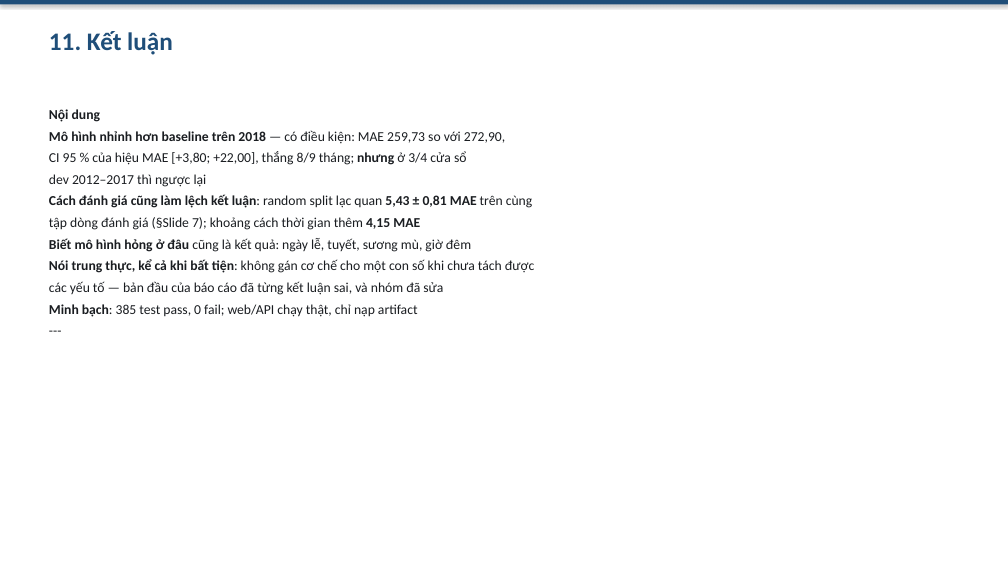
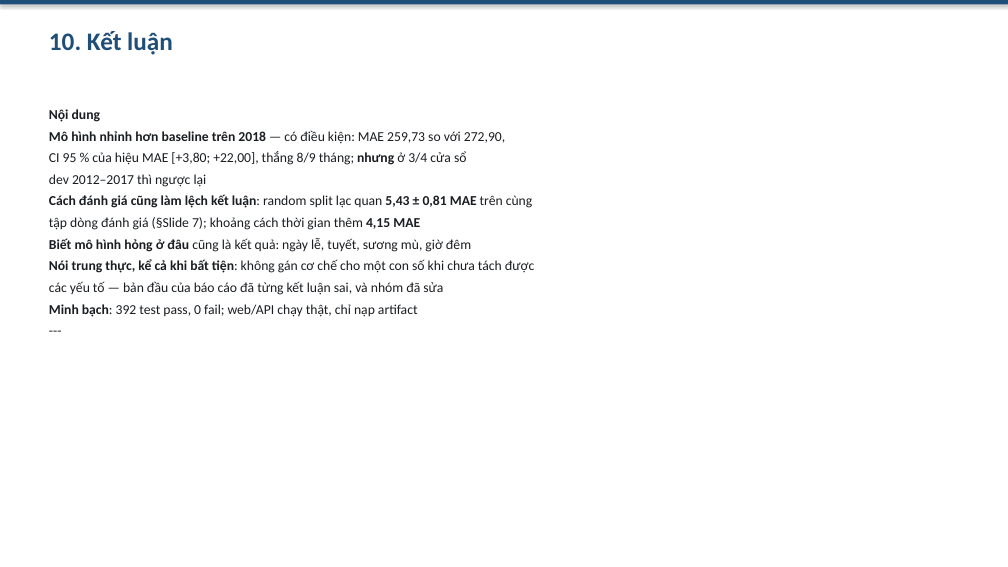
Before and after one commit to laivannha0202/DU-BAO-LUU-LUONG-GIAO-THONG-VOI-CHIA-TAP-THEO-THOI-GIAN, a slide deck: slide 11 of release/slides.pptx (slide 12 before the commit). Drawn at 1008x567 pixels with LibreOffice and Linux fonts; fonts in the diff are those of the drawing. Boxes give left, top, right and bottom in pixels: in the first picture for what was removed or moved away, otherwise in the second. Text is boxed around its words. In the diff, an @@ line names an element or a change of style, - is before the commit and + after.

Commit message:
GĐ4: dựng lại bản phát hành + CI chạy trên máy khác
- release/final_report.pdf: 25 trang A4 (giữ trong giới hạn <= 25).
- release/final_report.docx, release/slides.pptx: 11 slide (1 bìa + 10 nội dung).
  Sinh lại từ reports/final_report.md và docs/slides-outline.md bằng
  py src\export_docs.py all. release/ bị .gitignore nên thêm bằng git add -f.
- .github/workflows/ci.yml: chạy trên ubuntu-latest, Python 3.12.
  * job clean-clone: pip install -r requirements.txt rồi pytest -q (chưa có dữ
    liệu), yêu cầu 0 failed / 0 error (skip được).
  * job full-pipeline: tải UCI rồi chạy đúng thứ tự README (download_data, data,
    eda, train, experiments, freeze_serving_policy --check, evaluate,
    postprocess_audit, uncertainty_audit) rồi pytest -q.
  Không dùng continue-on-error.

```diff
--- a/release/slides.pptx
+++ b/release/slides.pptx
@@ text at (49,31,173,55): text changed @@
-11. Kết luận
+10. Kết luận
@@ text at (49,304,418,317): text changed @@
-Minh bạch: 385 test pass, 0 fail; web/API chạy thật, chỉ nạp artifact
+Minh bạch: 392 test pass, 0 fail; web/API chạy thật, chỉ nạp artifact
```
Also in this commit, not shown: 9 other slides changed, 1 slide removed, 3 other files.
